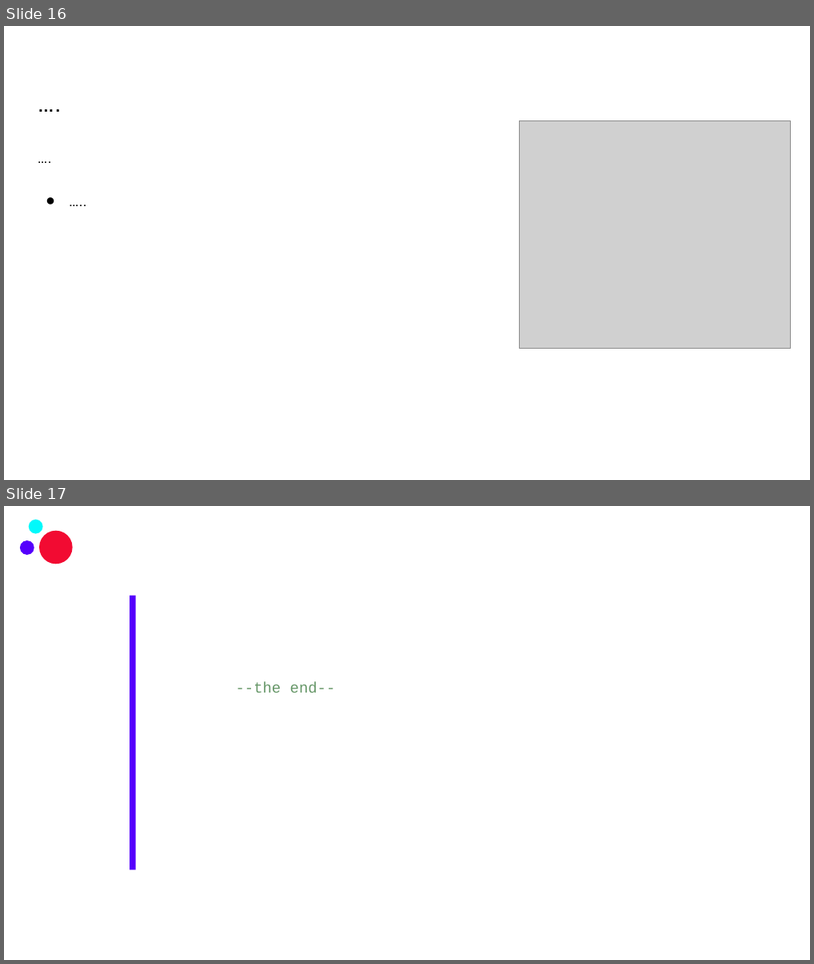
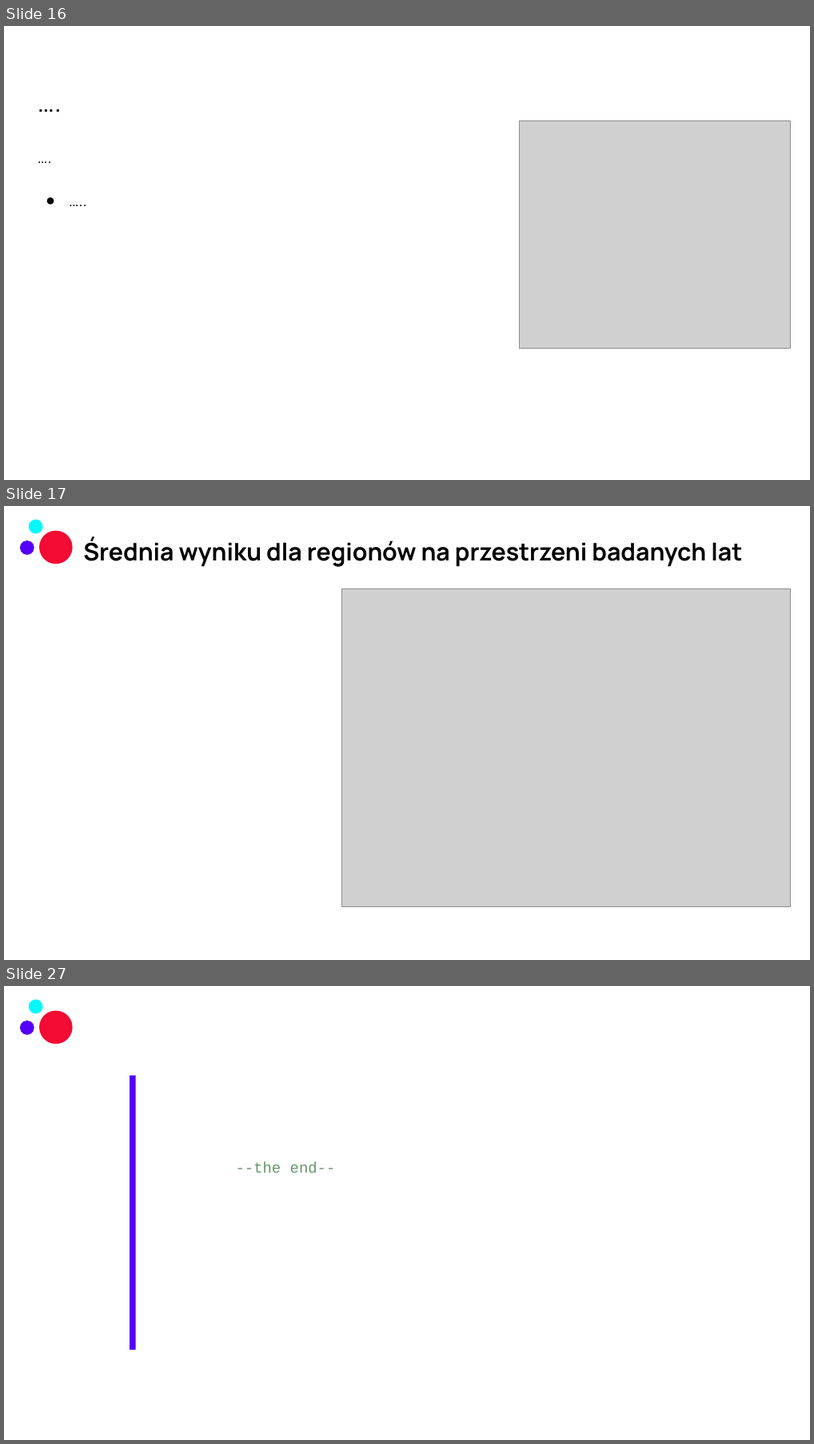
Before and after one commit to infoshareacademy/jdszr14-Tylda, a slide deck: robocza_prezentacja/Project.1.Happiness.by.Tylda_ROBOCZA_ver1.pptx. Shown one above the other, each under a label of ours: slides 16 and 17 before the commit, slides 16, 17 and 27 after it; the slides between them are not shown. The pictures are 814x964 and 814x1444 pixels, drawn with LibreOffice and Linux fonts; fonts in the diff are those of the drawing; grey boxes stand for pictures; background and template pictures are left out. Boxes give left, top, right and bottom in pixels: in the first picture for what was removed or moved away, otherwise in the second. Text is boxed around its words. In the diff, an @@ line names an element or a change of style, - is before the commit and + after.

```diff
--- a/robocza_prezentacja/Project.1.Happiness.by.Tylda_ROBOCZA_ver1.pptx
+++ b/robocza_prezentacja/Project.1.Happiness.by.Tylda_ROBOCZA_ver1.pptx
@@ slide 17 added at (x1=4, y1=506, x2=810, y2=960), background picture (left out); not listed: 3 template elements that a slide beside it also shows @@
@@ title added at (x1=83, y1=538, x2=742, y2=567), 28.8 pt, text #000000, bold @@
+Średnia wyniku dla regionów na przestrzeni badanych lat
@@ picture added at (x1=342, y1=588, x2=791, y2=906) @@
@@ what was slide 17 is now slide 27 @@
```
Also in this commit, not shown: 1 slide changed, 9 other slides added.
